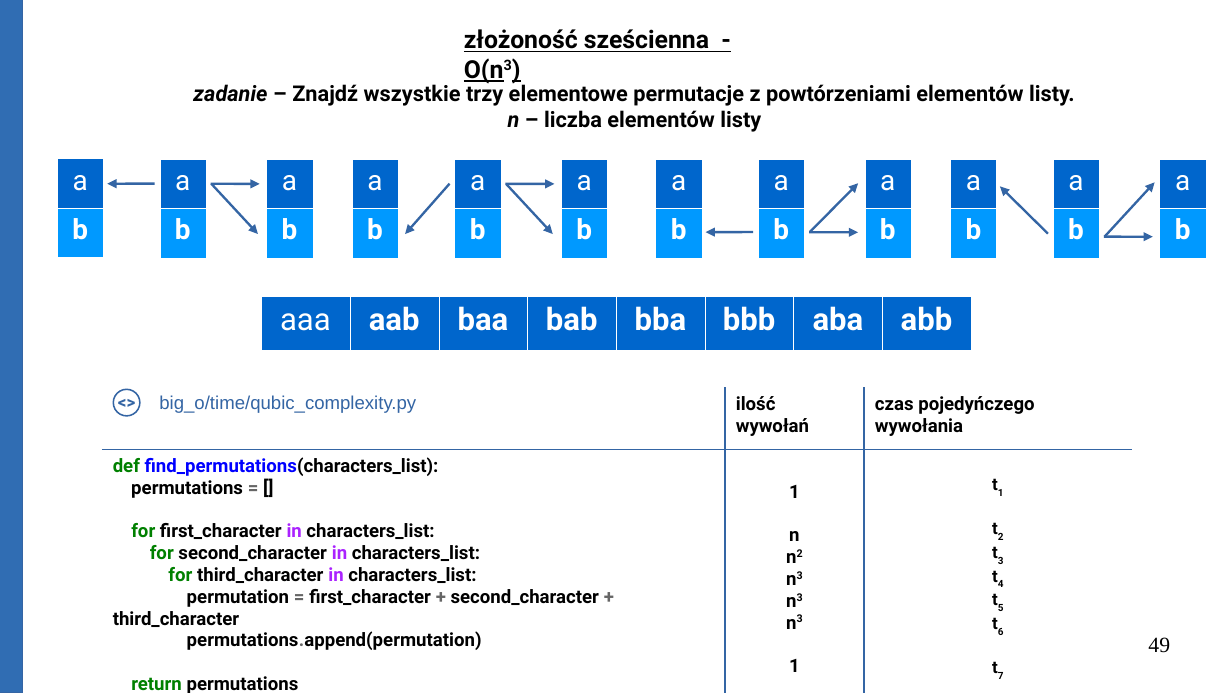
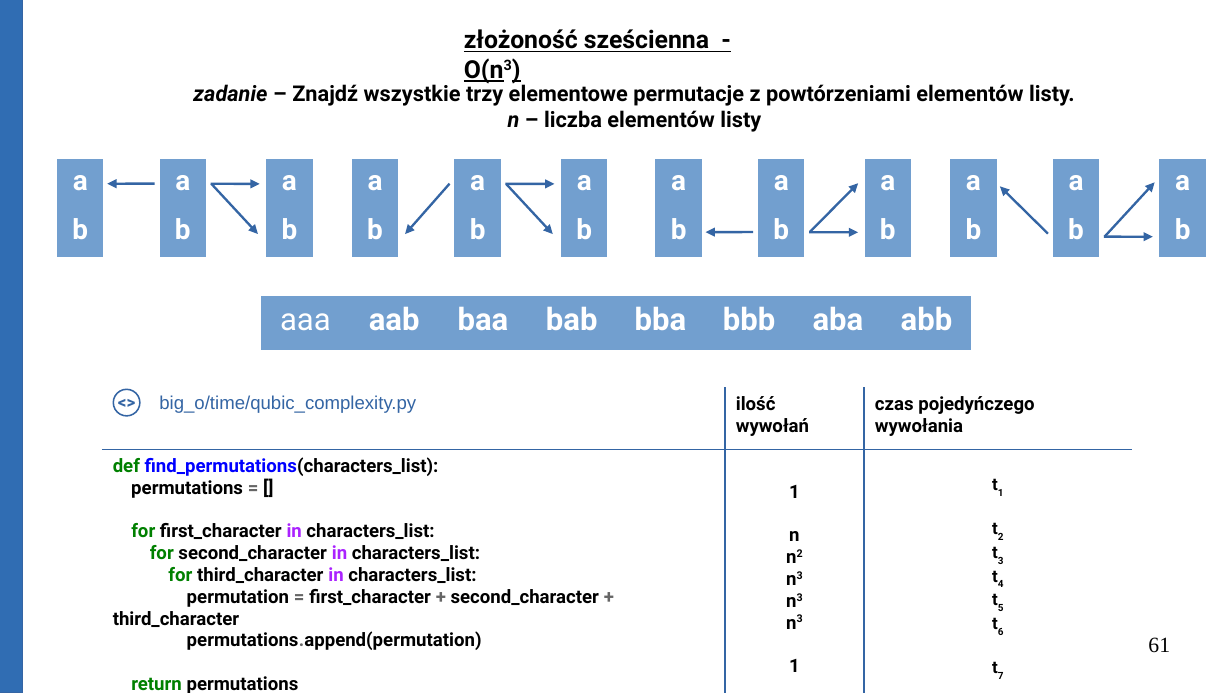
Before and after one commit to Michael-Wisniewski/algorithmic-workshop, a slide deck: slide 61 of Big_O.odp (slide 49 before the commit). Drawn at 1232x693 pixels with LibreOffice and Linux fonts; fonts in the diff are those of the drawing. Boxes give left, top, right and bottom in pixels: in the first picture for what was removed or moved away, otherwise in the second. Text is boxed around its words. In the diff, an @@ line names an element or a change of style, - is before the commit and + after.

Commit message:
Update presentation.

```diff
--- a/Big_O.odp
+++ b/Big_O.odp
@@ table at (57, 159, 103, 256) @@
@@ fill #0066CC to #729FCF in row 1, column 1 @@
@@ fill #0099FF to #729FCF in row 2, column 1 @@
@@ bold on in "a" @@
@@ borders changed @@
@@ table at (160, 159, 206, 256) @@
@@ fill #0066CC to #729FCF in row 1, column 1 @@
@@ fill #0099FF to #729FCF in row 2, column 1 @@
@@ bold on in "a" @@
@@ borders changed @@
@@ table at (266, 159, 312, 256) @@
@@ fill #0066CC to #729FCF in row 1, column 1 @@
@@ fill #0099FF to #729FCF in row 2, column 1 @@
@@ bold on in "a" @@
@@ borders changed @@
@@ table at (352, 159, 398, 256) @@
@@ fill #0066CC to #729FCF in row 1, column 1 @@
@@ fill #0099FF to #729FCF in row 2, column 1 @@
@@ bold on in "a" @@
@@ borders changed @@
@@ table at (455, 159, 501, 256) @@
@@ fill #0066CC to #729FCF in row 1, column 1 @@
@@ fill #0099FF to #729FCF in row 2, column 1 @@
@@ bold on in "a" @@
@@ borders changed @@
@@ table at (561, 159, 607, 256) @@
@@ fill #0066CC to #729FCF in row 1, column 1 @@
@@ fill #0099FF to #729FCF in row 2, column 1 @@
@@ bold on in "a" @@
@@ borders changed @@
@@ table at (656, 159, 702, 256) @@
@@ fill #0066CC to #729FCF in row 1, column 1 @@
@@ fill #0099FF to #729FCF in row 2, column 1 @@
@@ bold on in "a" @@
@@ borders changed @@
@@ table at (758, 159, 804, 256) @@
@@ fill #0066CC to #729FCF in row 1, column 1 @@
@@ fill #0099FF to #729FCF in row 2, column 1 @@
@@ bold on in "a" @@
@@ borders changed @@
@@ table at (865, 159, 911, 256) @@
@@ fill #0066CC to #729FCF in row 1, column 1 @@
@@ fill #0099FF to #729FCF in row 2, column 1 @@
@@ bold on in "a" @@
@@ borders changed @@
@@ table at (950, 159, 996, 256) @@
@@ fill #0066CC to #729FCF in row 1, column 1 @@
@@ fill #0099FF to #729FCF in row 2, column 1 @@
@@ bold on in "a" @@
@@ borders changed @@
@@ table at (1053, 159, 1099, 256) @@
@@ fill #0066CC to #729FCF in row 1, column 1 @@
@@ fill #0099FF to #729FCF in row 2, column 1 @@
@@ bold on in "a" @@
@@ borders changed @@
@@ table at (1160, 159, 1206, 256) @@
@@ fill #0066CC to #729FCF in row 1, column 1 @@
@@ fill #0099FF to #729FCF in row 2, column 1 @@
@@ bold on in "a" @@
@@ borders changed @@
@@ table at (262, 296, 968, 347) @@
@@ fill #0066CC to #729FCF in row 1 @@
@@ borders changed @@
@@ page number at (1148, 637, 1170, 653): text changed @@
-49
+61
```
Also in this commit, not shown: 24 other slides changed, 16 slides added, 1 other file.
